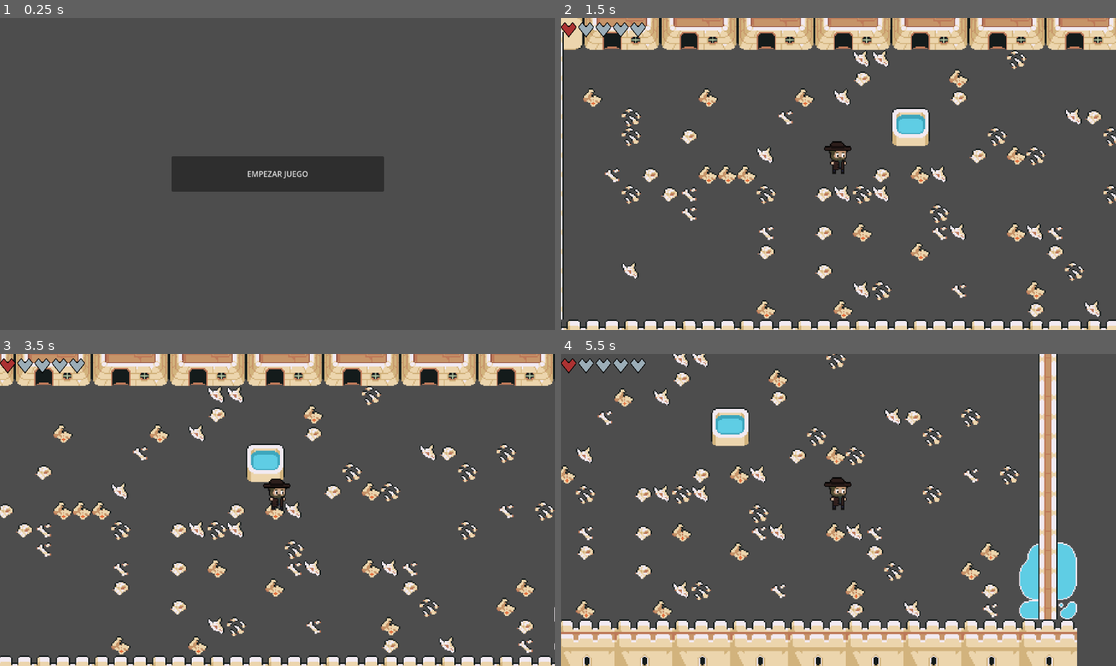
Above: before the commit, frames 1-4 (two rows, left to right).
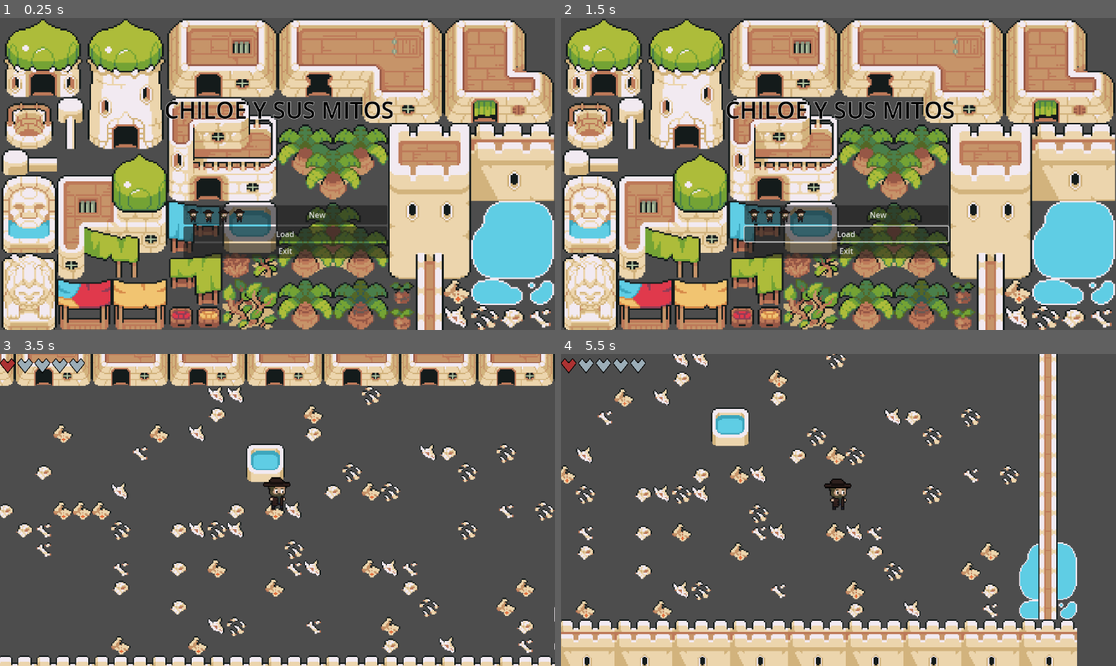
Above: after the commit, the same moments.

Repository: Flagos21/MinimalGames001
Game: Godot game, scene res://scene/Menus/MainMenu/MainMenu.tscn
Same seed, same stepped clock (60 frames per second), same inputs: the game is played once before the commit and once after it.
Inputs (mouse positions are in pixels of both pictures, inside the frame that each line leads up to):
- Up to frame 1 (0.25 s): no input
- Up to frame 2 (1.5 s): click (844, 233) at 0.5 s, where only the run after the commit has a clickable "Load"; click (838, 174) at 1.25 s, where only the run before the commit has a clickable "EMPEZAR JUEGO"
- Up to frame 3 (3.5 s): click (283, 550) at 2 s, where only the run after the commit has a clickable "New"; hold D (move_right) from 2.78 s (still down)
- Up to frame 4 (5.5 s): release D (move_right) at 3.53 s; hold S (move_down) 3.53-4.28 s; hold D (move_right) 4.28-5.03 s; hold W (move_up) from 5.03 s (still down)

The runs differ from the first frame. In frame 1, 83% of the frame differs, in the area x 0-100%, y 0-100%; in frame 2, 86%; in frame 3, 0.1%; in frame 4, 0.1%.

Commit message:
Inventario 01

Diff:
--- a/project.godot
+++ b/project.godot
@@ -41,6 +41,11 @@
 "events": [Object(InputEventKey,"resource_local_to_scene":false,"resource_name":"","device":-1,"window_id":0,"alt_press …(195 unchanged characters)…
 ]
 }
+ui_inventory={
+"deadzone": 0.2,
+"events": [Object(InputEventKey,"resource_local_to_scene":false,"resource_name":"","device":-1,"window_id":0,"alt_pressed":false,"shift_pressed":false,"ctrl_pressed":false,"meta_pressed":false,"pressed":false,"keycode":0,"physical_keycode":4194305,"key_label":0,"unicode":0,"location":0,"echo":false,"script":null)
+]
+}
 
 [rendering]
 
--- /dev/null
+++ b/scene/Interface/MainMenu.tscn
@@ -0,0 +1,9 @@
+[gd_scene format=3 uid="uid://cry2ji8xqr16v"]
+
+[node name="MainMenu" type="Control"]
+layout_mode = 3
+anchors_preset = 15
+anchor_right = 1.0
+anchor_bottom = 1.0
+grow_horizontal = 2
+grow_vertical = 2
--- /dev/null
+++ b/scene/Interface/Menu.tscn
@@ -0,0 +1,38 @@
+[gd_scene load_steps=3 format=3 uid="uid://d4f51vt2ug04l"]
+
+[ext_resource type="Script" uid="uid://ddb5ryrnyhms7" path="res://scene/Interface/menu.gd" id="1_2p8gu"]
+[ext_resource type="Texture2D" uid="uid://bavnm76kj8ynm" path="res://assets/ui/icons/iconoinventario.png" id="2_eog1w"]
+
+[node name="Menu" type="Control"]
+process_mode = 1
+layout_mode = 3
+anchors_preset = 15
+anchor_right = 1.0
+anchor_bottom = 1.0
+grow_horizontal = 2
+grow_vertical = 2
+script = ExtResource("1_2p8gu")
+
+[node name="NinePatchRect" type="NinePatchRect" parent="."]
+layout_mode = 0
+offset_right = 40.0
+offset_bottom = 40.0
+
+[node name="TabBar" type="HBoxContainer" parent="."]
+layout_mode = 0
+offset_left = 68.0
+offset_top = 119.0
+offset_right = 1035.0
+offset_bottom = 151.0
+
+[node name="BtnInventory" type="TextureButton" parent="TabBar"]
+layout_mode = 2
+texture_normal = ExtResource("2_eog1w")
+stretch_mode = 3
+
+[node name="PanelContenido" type="Panel" parent="."]
+layout_mode = 0
+offset_left = 69.0
+offset_top = 153.0
+offset_right = 1046.0
+offset_bottom = 563.0
--- /dev/null
+++ b/scene/Interface/Slots/Slot.tscn
@@ -0,0 +1,13 @@
+[gd_scene load_steps=3 format=3 uid="uid://du5ebatqylnb"]
+
+[ext_resource type="Texture2D" uid="uid://d17ikn3ltqfv8" path="res://assets/ui/hud/Slot.png" id="1_v0kwf"]
+[ext_resource type="Script" uid="uid://u218l8pc04gq" path="res://scene/Interface/Slots/slot.gd" id="2_0eoyb"]
+
+[node name="Slot" type="TextureButton"]
+texture_normal = ExtResource("1_v0kwf")
+script = ExtResource("2_0eoyb")
+
+[node name="Label" type="Label" parent="."]
+layout_mode = 0
+offset_right = 40.0
+offset_bottom = 23.0
--- /dev/null
+++ b/scene/Interface/Slots/slot.gd
@@ -0,0 +1,8 @@
+extends TextureButton
+
+@onready var label := $Label
+
+func clear():
+	texture_normal = null
+	label.text = ""
+	visible = true
--- /dev/null
+++ b/scene/Interface/Tabs/InventoryTab.tscn
@@ -0,0 +1,37 @@
+[gd_scene load_steps=3 format=3 uid="uid://bfmy1s4gc8xcf"]
+
+[ext_resource type="Script" uid="uid://bl4h8u3243exv" path="res://scene/Interface/Tabs/inventory_tab.gd" id="1_u0eb6"]
+[ext_resource type="Texture2D" uid="uid://crjjelhhnc2rr" path="res://assets/Tile/Player/Personaje1/Animacion_Personaje_1_Reposo_32x32.png" id="2_8nxiq"]
+
+[node name="InventoryTab" type="Control"]
+layout_mode = 3
+anchors_preset = 8
+anchor_left = 0.5
+anchor_top = 0.5
+anchor_right = 0.5
+anchor_bottom = 0.5
+grow_horizontal = 2
+grow_vertical = 2
+script = ExtResource("1_u0eb6")
+
+[node name="NinePatchRect" type="NinePatchRect" parent="."]
+layout_mode = 0
+offset_left = -578.0
+offset_top = -320.0
+offset_right = 576.0
+offset_bottom = 318.0
+texture = ExtResource("2_8nxiq")
+
+[node name="ColorRect" type="ColorRect" parent="."]
+layout_mode = 0
+offset_left = -381.0
+offset_top = -150.0
+offset_right = 277.0
+offset_bottom = 231.0
+
+[node name="GridContainer" type="GridContainer" parent="."]
+layout_mode = 0
+offset_left = -378.0
+offset_top = -142.0
+offset_right = 276.0
+offset_bottom = 232.0
--- /dev/null
+++ b/scene/Interface/Tabs/JournalTab.tscn
@@ -0,0 +1,9 @@
+[gd_scene format=3 uid="uid://x5m0jy6irf6c"]
+
+[node name="JournalTab" type="Control"]
+layout_mode = 3
+anchors_preset = 15
+anchor_right = 1.0
+anchor_bottom = 1.0
+grow_horizontal = 2
+grow_vertical = 2
--- /dev/null
+++ b/scene/Interface/Tabs/Menu.tscn
@@ -0,0 +1,9 @@
+[gd_scene format=3 uid="uid://orblf3tbrh6j"]
+
+[node name="Menu" type="Control"]
+layout_mode = 3
+anchors_preset = 15
+anchor_right = 1.0
+anchor_bottom = 1.0
+grow_horizontal = 2
+grow_vertical = 2
--- /dev/null
+++ b/scene/Interface/Tabs/inventory_tab.gd
@@ -0,0 +1,14 @@
+extends Control
+
+@onready var grid := $GridContainer
+var slot_scene := preload("res://scene/Interface/Slots/Slot.tscn")
+
+func _ready():
+	# Limpia el contenedor por si acaso
+
+
+	# Instancia 20 slots vacíos
+	for i in range(20):
+		var slot = slot_scene.instantiate()
+		grid.add_child(slot)
+		slot.clear()  # Asegura que no muestre nada
--- /dev/null
+++ b/scene/Interface/menu.gd
@@ -0,0 +1,27 @@
+extends Control
+
+@onready var panel := $PanelContenido
+@onready var btn_inventory := $TabBar/BtnInventory
+
+var inventory_scene := preload("res://scene/Interface/Tabs/InventoryTab.tscn")
+
+func _ready():
+	btn_inventory.pressed.connect(show_inventory)
+	show_inventory()  # Mostrar primero el inventario al abrir el menú
+
+func _input(event):
+	if event.is_action_pressed("ui_inventory"):
+		cerrar_menu()
+
+func show_inventory():
+	_switch_tab(inventory_scene)
+
+func _switch_tab(scene: PackedScene):
+	for child in panel.get_children():
+		child.queue_free()
+	var new_tab = scene.instantiate()
+	panel.add_child(new_tab)
+
+func cerrar_menu():
+	get_tree().paused = false
+	queue_free()
--- a/scene/Map/Bosque/Bosque.tscn
+++ b/scene/Map/Bosque/Bosque.tscn
@@ -1,9 +1,11 @@
-[gd_scene load_steps=9 format=3 uid="uid://rsrv6x5fwwnw"]
-
+[gd_scene load_steps=11 format=3 uid="uid://rsrv6x5fwwnw"]
+
+[ext_resource type="Script" uid="uid://howasd8h5nqw" path="res://scene/Map/Bosque/bosque.gd" id="1_a0o24"]
 [ext_resource type="Texture2D" uid="uid://b655yx2lpuq2w" path="res://assets/Tile/Structure/TilesetDesert.png" id="1_xw1tj"]
 [ext_resource type="Texture2D" uid="uid://x3fwkhr0catb" path="res://assets/Tile/Structure/TilesetDungeon.png" id="2_p8h2w"]
 [ext_resource type="PackedScene" uid="uid://dqjhyj1idjcjj" path="res://scene/Player/player.tscn" id="3_a0o24"]
 [ext_resource type="PackedScene" uid="uid://8i1pxv07wcxf" path="res://scene/Interface/Vida/BarraVida.tscn" id="4_p8h2w"]
+[ext_resource type="PackedScene" uid="uid://d4f51vt2ug04l" path="res://scene/Interface/Menu.tscn" id="6_naydo"]
 
 [sub_resource type="TileSetAtlasSource" id="TileSetAtlasSource_y3d84"]
 texture = ExtResource("1_xw1tj")
@@ -511,6 +513,7 @@
 sources/0 = SubResource("TileSetAtlasSource_uqhav")
 
 [node name="Bosque" type="Node2D"]
+script = ExtResource("1_a0o24")
 
 [node name="Estructuras" type="TileMap" parent="."]
 tile_set = SubResource("TileSet_uhskd")
@@ -525,3 +528,8 @@
 position = Vector2(-44, 103)
 
 [node name="BarraVida" parent="." instance=ExtResource("4_p8h2w")]
+
+[node name="CanvasLayer" type="CanvasLayer" parent="."]
+
+[node name="Menu" parent="CanvasLayer" instance=ExtResource("6_naydo")]
+visible = false
--- /dev/null
+++ b/scene/Map/Bosque/bosque.gd
@@ -0,0 +1,22 @@
+extends Node2D
+
+# Carga previa del menú
+var game_menu_scene := preload("res://scene/Interface/Menu.tscn")
+var game_menu_instance: Node = null
+var menu_abierto := false
+
+func _input(event):
+	if event.is_action_pressed("ui_inventory"):
+		if menu_abierto:
+			# Cerrar el menú
+			if game_menu_instance:
+				game_menu_instance.queue_free()
+				game_menu_instance = null
+			menu_abierto = false
+			get_tree().paused = false  # Reanudar el juego
+		else:
+			# Abrir el menú
+			game_menu_instance = game_menu_scene.instantiate()
+			$CanvasLayer.add_child(game_menu_instance)  # Añadir al CanvasLayer para UI
+			menu_abierto = true
+			get_tree().paused = true  # Pausar el juego
--- a/scene/Menus/MainMenu/MainMenu.tscn
+++ b/scene/Menus/MainMenu/MainMenu.tscn
@@ -1,29 +1,82 @@
-[gd_scene load_steps=2 format=3 uid="uid://dfuitjdokot45"]
+[gd_scene load_steps=5 format=3 uid="uid://dfuitjdokot45"]
 
-[ext_resource type="Script" uid="uid://dnp113udigiuk" path="res://scene/Menus/MainMenu/empezar_juego.gd" id="1_rflkv"]
+[ext_resource type="Script" uid="uid://dx6vcigjho0ue" path="res://scene/Menus/MainMenu/main_menu.gd" id="1_nlvk3"]
+[ext_resource type="Texture2D" uid="uid://b655yx2lpuq2w" path="res://assets/Tile/Structure/TilesetDesert.png" id="2_dh4mc"]
+[ext_resource type="Texture2D" uid="uid://crjjelhhnc2rr" path="res://assets/Tile/Player/Personaje1/Animacion_Personaje_1_Reposo_32x32.png" id="3_dh4mc"]
+
+[sub_resource type="LabelSettings" id="LabelSettings_j4t50"]
+font_size = 48
+font_color = Color(0.00254265, 0.00149022, 0.00238472, 1)
+outline_size = 3
 
 [node name="MainMenu" type="Control"]
+process_mode = 1
 layout_mode = 3
 anchors_preset = 15
 anchor_right = 1.0
 anchor_bottom = 1.0
+offset_left = 14.0
+offset_top = -2.0
+offset_right = 14.0
+offset_bottom = -2.0
 grow_horizontal = 2
 grow_vertical = 2
+script = ExtResource("1_nlvk3")
 
-[node name="EmpezarJuego" type="Button" parent="."]
+[node name="Background" type="TextureRect" parent="."]
 layout_mode = 1
 anchors_preset = 8
 anchor_left = 0.5
 anchor_top = 0.5
 anchor_right = 0.5
 anchor_bottom = 0.5
-offset_left = -220.5
-offset_top = -37.0
-offset_right = 220.5
-offset_bottom = 37.0
+offset_left = -587.0
+offset_top = -320.0
+offset_right = 560.0
+offset_bottom = 328.0
 grow_horizontal = 2
 grow_vertical = 2
-text = "EMPEZAR JUEGO"
-script = ExtResource("1_rflkv")
+texture = ExtResource("2_dh4mc")
 
-[connection signal="pressed" from="EmpezarJuego" to="EmpezarJuego" method="_on_pressed"]
+[node name="Title" type="Label" parent="."]
+layout_mode = 1
+anchors_preset = 8
+anchor_left = 0.5
+anchor_top = 0.5
+anchor_right = 0.5
+anchor_bottom = 0.5
+offset_left = -249.0
+offset_top = -165.0
+offset_right = 228.0
+offset_bottom = -98.0
+grow_horizontal = 2
+grow_vertical = 2
+text = "CHILOE Y SUS MITOS"
+label_settings = SubResource("LabelSettings_j4t50")
+
+[node name="Menu" type="VBoxContainer" parent="."]
+layout_mode = 1
+anchors_preset = 7
+anchor_left = 0.5
+anchor_top = 1.0
+anchor_right = 0.5
+anchor_bottom = 1.0
+offset_left = -209.0
+offset_top = -251.0
+offset_right = 214.0
+offset_bottom = -147.0
+grow_horizontal = 2
+grow_vertical = 0
+
+[node name="New" type="Button" parent="Menu"]
+layout_mode = 2
+text = "New"
+icon = ExtResource("3_dh4mc")
+
+[node name="Load" type="Button" parent="Menu"]
+layout_mode = 2
+text = "Load"
+
+[node name="Exit" type="Button" parent="Menu"]
+layout_mode = 2
+text = "Exit"
--- a/scene/Menus/MainMenu/empezar_juego.gd
+++ /dev/null
@@ -1,4 +0,0 @@
-extends Button
-
-func _on_pressed():
-	get_tree().change_scene_to_file("res://scene/Map/Bosque/Bosque.tscn")
--- /dev/null
+++ b/scene/Menus/MainMenu/main_menu.gd
@@ -0,0 +1,16 @@
+extends Control
+
+func _ready():
+	$Menu/New.pressed.connect(_on_new_pressed)
+	$Menu/Load.pressed.connect(_on_load_pressed)
+	$Menu/Exit.pressed.connect(_on_exit_pressed)
+
+func _on_new_pressed():
+	get_tree().change_scene_to_file("res://scene/Map/Bosque/Bosque.tscn")
+
+func _on_load_pressed():
+	# Aquí puedes abrir una pantalla de selección o simplemente cargar
+	print("Cargar partidas (aquí irá la lógica de guardado)")
+
+func _on_exit_pressed():
+	get_tree().quit()
Binary file added: assets/ui/hud/Slot.png
Not shown, added: assets/ui/hud/Slot.png.import
Binary file added: assets/ui/icons/iconoinventario.png
Not shown, added: assets/ui/icons/iconoinventario.png.import
Not shown, added: scene/Interface/Slots/slot.gd.uid
Not shown, added: scene/Interface/Tabs/inventory_tab.gd.uid
Not shown, added: scene/Interface/menu.gd.uid
Not shown, added: scene/Map/Bosque/bosque.gd.uid
Not shown, removed: scene/Menus/MainMenu/empezar_juego.gd.uid
Not shown, added: scene/Menus/MainMenu/main_menu.gd.uid
